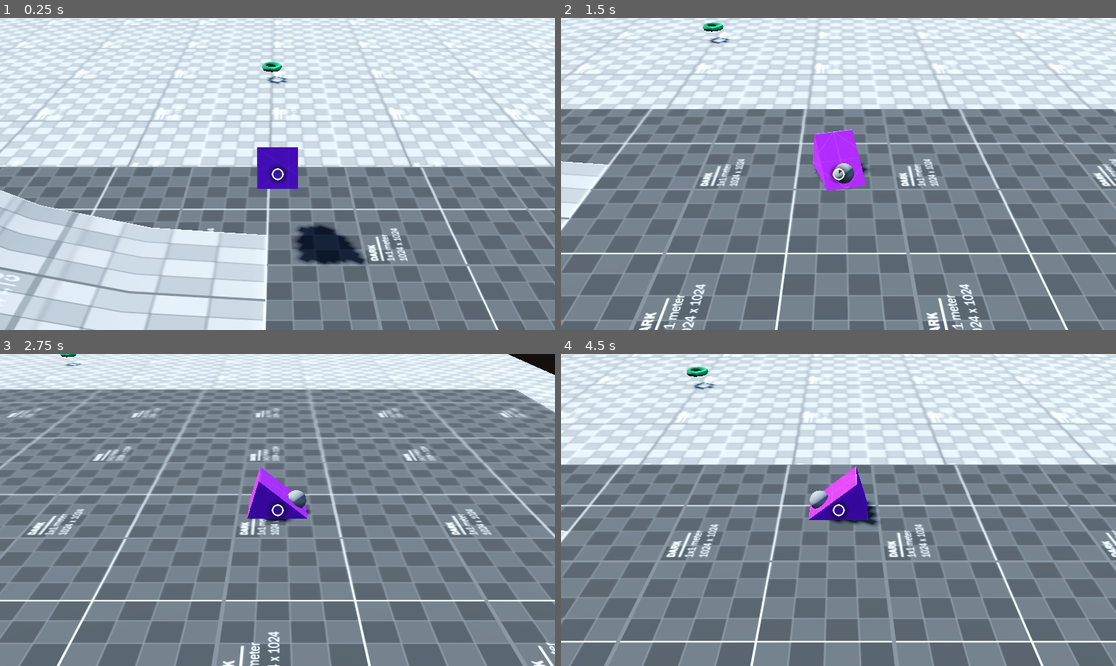
Above: before the commit, frames 1-4 (two rows, left to right).
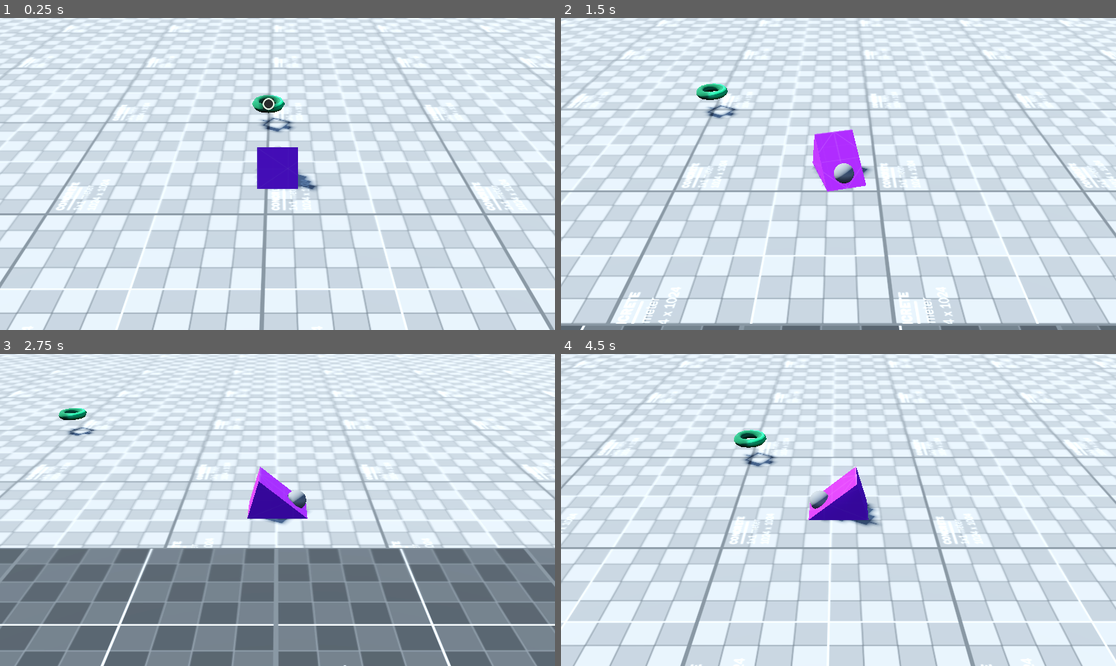
Above: after the commit, the same moments.

Repository: lithopsiouu/you-rat
Game: Godot game, scene res://Scenes/test/main test room.tscn
Two runs of this game, one before a commit and one after it. Both use one fixed random seed, a clock stepped at 60 frames per second and the inputs below.
Inputs (mouse positions are in pixels of both pictures, inside the frame that each line leads up to):
- Up to frame 1 (0.25 s): no input
- Up to frame 2 (1.5 s): move the mouse to (960, 158) at 0.52 s; hold D (move_right) 0.53-1.28 s; tap Space (jump, bound only after the commit) at 0.6, 0.77, 1.07 s; move the mouse to (727, 189) at 1.27 s; hold S (move_backward) from 1.28 s (still down); click (727, 189) at 1.35 s
- Up to frame 3 (2.75 s): tap Space (jump, bound only after the commit) at 1.52, 1.55, 1.82, 2.3 s; move the mouse to (333, 441) at 2.02 s; release S (move_backward) at 2.03 s; hold D (move_right) from 2.03 s (still down); tap Down (rotate_cam_down) at 2.1 s
- Up to frame 4 (4.5 s): move the mouse to (810, 572) at 2.77 s; release D (move_right) at 2.78 s; hold W (move_forward) 2.78-3.53 s; tap Left (rotate_cam_left) at 2.85 s; tap Space (jump, bound only after the commit) at 3.02, 3.05, 3.32, 3.77, 3.8, 4.07 s; move the mouse to (1005, 556) at 3.52 s; hold A (move_left) from 3.53 s (still down); tap Right (rotate_cam_right) at 3.6 s; move the mouse to (672, 463) at 4.27 s; tap Up (rotate_cam_up) at 4.35 s

The runs differ from the first frame. In frame 1, 59% of the frame differs, in the area x 0-100%, y 0-100%; in frame 2, 76%; in frame 3, 70%; in frame 4, 75%.

Commit message:
add statemachine classes
- added statemachine and state classes for player character
- commit mainly for saving progress before updating to gd v4.7.2

Diff:
--- a/Assets/Entities/rigidbody_player.tscn
+++ b/Assets/Entities/rigidbody_player.tscn
@@ -1,11 +1,13 @@
-[gd_scene load_steps=11 format=3 uid="uid://bpqpjy8fcgewn"]
+[gd_scene load_steps=13 format=3 uid="uid://bpqpjy8fcgewn"]
 
 [ext_resource type="Material" uid="uid://dero2i2k7x36v" path="res://Assets/Materials/player_material.tres" id="1_jmjd3"]
 [ext_resource type="Script" uid="uid://bu1r20ywascsv" path="res://Scripts/Interaction/rb_movement.gd" id="1_strm8"]
 [ext_resource type="Script" uid="uid://disy7vfpou6kx" path="res://Scripts/Interaction/player_input.gd" id="3_twv4y"]
 [ext_resource type="Script" uid="uid://cotfsu52ght42" path="res://Scripts/Interaction/interactor.gd" id="4_twv4y"]
 [ext_resource type="PackedScene" uid="uid://cyg20dvv5m0qi" path="res://Assets/Entities/gimbal_camera.tscn" id="5_8h1a1"]
+[ext_resource type="Script" path="res://Scripts/Interaction/StateMachine/StateMachine.gd" id="7_51qsa"]
 [ext_resource type="Texture2D" uid="uid://b3sr0njonqdba" path="res://Assets/Materials/Textures/Dev/Editor Icon/trimolt__0002_player-copy.png" id="7_vghrk"]
+[ext_resource type="Script" uid="uid://utge17tu8aum" path="res://Scripts/Interaction/StateMachine/Character/idle.gd" id="8_vghrk"]
 
 [sub_resource type="SphereShape3D" id="SphereShape3D_b2tom"]
 radius = 0.05
@@ -23,14 +25,13 @@
 height = 0.25
 radius = 0.4
 
-[node name="RigidBody3D" type="RigidBody3D" groups=["Player"]]
+[node name="CharacterBody3D" type="CharacterBody3D" groups=["Player"]]
 collision_layer = 16
 collision_mask = 3
 axis_lock_angular_x = true
 axis_lock_angular_y = true
 axis_lock_angular_z = true
-can_sleep = false
-continuous_cd = true
+platform_floor_layers = 3
 
 [node name="CollisionShape3D" type="CollisionShape3D" parent="."]
 transform = Transform3D(1, 0, 0, 0, 1, 0, 0, 0, 1, 0, 0.05, 0)
@@ -54,7 +55,7 @@
 [node name="RigidBodyMovement" type="Node" parent="Components" node_paths=PackedStringArray("input", "mesh", "target")]
 script = ExtResource("1_strm8")
 input = NodePath("../PlayerInput")
-speed = 0.2
+speed = 1.0
 mesh = NodePath("../../MeshInstance3D")
 target = NodePath("../..")
 metadata/_custom_type_script = "uid://bu1r20ywascsv"
@@ -84,3 +85,11 @@
 no_depth_test = true
 fixed_size = true
 texture = ExtResource("7_vghrk")
+
+[node name="StateMachine" type="Node" parent="." node_paths=PackedStringArray("initial_state")]
+script = ExtResource("7_51qsa")
+initial_state = NodePath("Idle")
+
+[node name="Idle" type="Node" parent="StateMachine" node_paths=PackedStringArray("body")]
+script = ExtResource("8_vghrk")
+body = NodePath("../..")
--- a/Scenes/test/main test room.tscn
+++ b/Scenes/test/main test room.tscn
@@ -99,4 +99,4 @@
 texture = ExtResource("11_chm6s")
 
 [node name="RigidBody3D" parent="." instance=ExtResource("7_njocx")]
-transform = Transform3D(1, 0, 0, 0, 1, 0, 0, 0, 1, -1.69371, 0.739244, -0.945048)
+transform = Transform3D(1, 0, 0, 0, 1, 0, 0, 0, 1, 0.367278, 0.739244, -0.945048)
--- /dev/null
+++ b/Scripts/Interaction/StateMachine/Character/idle.gd
@@ -0,0 +1,7 @@
+extends State
+
+@export var body: CharacterBody3D
+@export var input: PlayerInput
+
+func physics_update(_delta: float) -> void:
+	pass
--- /dev/null
+++ b/Scripts/Interaction/StateMachine/State.gd
@@ -0,0 +1,19 @@
+class_name State extends Node
+
+var state_machine: StateMachine
+
+func enter() -> void:
+	pass
+
+func exit() -> void:
+	pass
+
+## Called in the [method StateMachine._process] function.
+func update(_delta: float) -> void:
+	pass
+
+func physics_update(_delta: float) -> void:
+	pass
+
+func wait(seconds: float):
+	await get_tree().create_timer(seconds).timeout
--- /dev/null
+++ b/Scripts/Interaction/StateMachine/StateMachine.gd
@@ -0,0 +1,42 @@
+class_name StateMachine extends Node
+
+## Class for a [StateMachine].
+
+@export var initial_state: State
+
+var current_state: State ## Current state the [StateMachine] is in.
+var last_state: State ## Last state the [StateMachine] was in.
+var states = {} ## All children that are a [State]
+
+func _ready() -> void:
+	for child in get_children():
+		if child is State:
+			child.state_machine = self
+			states[child.name.to_lower()] = child
+	if initial_state:
+		initial_state.enter()
+		current_state = initial_state
+
+func _process(delta: float) -> void:
+	if current_state:
+		current_state.update(delta)
+
+func _physics_process(delta: float) -> void:
+	if current_state:
+		current_state.physics_update(delta)
+
+## Change the [param current_state] to [param new_state_name]
+func change_state(new_state_name: String) -> void:
+	var new_state: State = states.get(new_state_name.to_lower())
+
+	assert(new_state, "State not found: " + new_state_name)
+
+	if current_state:
+		current_state.exit()
+
+	last_state = current_state
+
+	new_state.enter()
+
+	current_state = new_state
+	print(str(new_state_name))
--- a/Scripts/Interaction/player_input.gd
+++ b/Scripts/Interaction/player_input.gd
@@ -5,6 +5,7 @@
 var rotate_cam: Vector2 = Vector2.ZERO
 signal interaction_down
 signal interaction_released
+signal jumping
 @export_category("Settings")
 @export var move_relative_to_camera: bool = true
 @export var invert_cam_x: bool = true
@@ -28,6 +29,11 @@
 	if invert_cam_y:
 		rotate_cam.y = -rotate_cam.y
 
+	if Input.is_action_just_pressed("jump"):
+		jumping.emit(true)
+	elif Input.is_action_just_released("jump"):
+		jumping.emit(false)
+
 	if Input.is_action_just_pressed("interact"):
 		interaction_down.emit(true)
 	elif Input.is_action_just_released("interact"):
--- a/Scripts/Interaction/rb_movement.gd
+++ b/Scripts/Interaction/rb_movement.gd
@@ -1,11 +1,11 @@
 class_name RigidBodyMovement extends Component
 
-## Allows movement of the [param target] of type [RigidBody3D]
+## Allows movement of the [param target] of type [CharacterBody3D]
 
 var _pid := Pid3D.new(1.0, 0.08, 1.0)
 var move_dir: Vector3
 var move_vel: Vector3 = Vector3.ZERO
-var rb: RigidBody3D = null
+var rb: CharacterBody3D = null
 @export var input: PlayerInput
 @export var speed: float = 0.018
 @export var mesh: MeshInstance3D
@@ -18,7 +18,7 @@
 	_is_target_null(target)
 	_is_target_null(input)
 
-	if target is RigidBody3D:
+	if target is CharacterBody3D:
 		rb = target
 	else:
 		printerr(self, "No RigidBody3D to use!")
@@ -26,40 +26,39 @@
 
 
 func _physics_process(delta: float) -> void:
-	set_move_dir(input.move_dir)
-	#mesh.look_at(target.position + Vector3(move_dir.z, 0, -move_dir.x))
+	move_dir_to_vec3(input.move_dir)
 
 	update_move_vel()
-	var velocity_error = move_vel - rb.linear_velocity
-	#var impulse = _pid.update(velocity_error, delta) * .1
 	move(move_vel)
-	print(rb.linear_velocity)
 
 	if abs(move_dir.length()) > 0.0:
 
-		mesh.rotation.y = lerp_angle(mesh.rotation.y, atan2(-move_dir.z, move_dir.x), delta * 8)
-		#pass
+		mesh.rotation.y = get_rotation_from_dir(delta)
+		pass
 
 	else:
 		pass
 		#rb.apply_central_impulse(Vector3(rb.linear_velocity.x, 0, rb.linear_velocity.z) * -1)
 
-
-func set_move_dir(new_dir) -> void:
+## Change [param new_dir] to [param move_dir] ([Vector2] to [Vector3]) on the [code]x[/code] and [code]z[/code] axes.
+func move_dir_to_vec3(new_dir) -> void:
 	if new_dir is Vector3:
 		move_dir = new_dir
 	elif new_dir is Vector2:
 		move_dir.x = new_dir.x
 		move_dir.z = new_dir.y
-		move_dir.y = 0.05
 
+## Return a rotation in radians.
+func get_rotation_from_dir(_delta: float) -> float:
+	return lerp_angle(mesh.rotation.y, atan2(-move_dir.z, move_dir.x), _delta * 8)
 
+## Update [param move_vel] by multiplying [param move_dir] by [param speed].
 func update_move_vel() -> void:
 	move_vel = move_dir * speed
 
-
+## Sets the [member CharacterBody3D.velocity] to [param _vel] and triggers [method CharacterBody3D.move_and_slide].
 func move(_vel: Vector3) -> void:
-	#rb.linear_velocity = Vector3(0, rb.linear_velocity.y, 0)
-	rb.apply_central_impulse(_vel)
-	mesh.rotation.z = 0
-	mesh.rotation.x = 0
+	rb.velocity = _vel + rb.get_gravity()
+	rb.move_and_slide()
+	#mesh.rotation.z = 0
+	#mesh.rotation.x = 0
--- a/project.godot
+++ b/project.godot
@@ -57,7 +57,7 @@
 interact={
 "deadzone": 0.2,
 "events": [Object(InputEventMouseButton,"resource_local_to_scene":false,"resource_name":"","device":-1,"window_id":0,"a …(258 unchanged characters)…
-, Object(InputEventKey,"resource_local_to_scene":false,"reso …(131 unchanged characters)… d":false,"keycode":0,"physical_keycode":32,"key_label":0,"unicode":32,"location":0,"echo":false,"script":null)
+, Object(InputEventKey,"resource_local_to_scene":false,"reso …(131 unchanged characters)… d":false,"keycode":0,"physical_keycode":69,"key_label":0,"unicode":101,"location":0,"echo":false,"script":null)
 ]
 }
 rotate_cam_right={
@@ -80,6 +80,11 @@
 "events": [Object(InputEventKey,"resource_local_to_scene":false,"resource_name":"","device":-1,"window_id":0,"alt_press …(195 unchanged characters)…
 ]
 }
+jump={
+"deadzone": 0.2,
+"events": [Object(InputEventKey,"resource_local_to_scene":false,"resource_name":"","device":-1,"window_id":0,"alt_pressed":false,"shift_pressed":false,"ctrl_pressed":false,"meta_pressed":false,"pressed":false,"keycode":0,"physical_keycode":32,"key_label":0,"unicode":32,"location":0,"echo":false,"script":null)
+]
+}
 
 [layer_names]
 
Not shown, added: Scripts/Interaction/StateMachine/Character/idle.gd.uid
